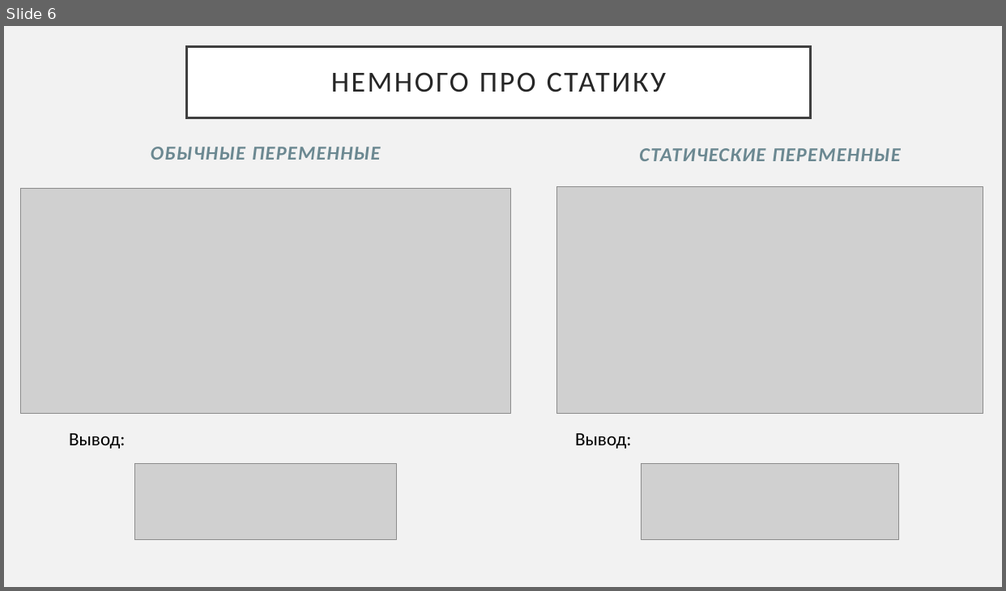
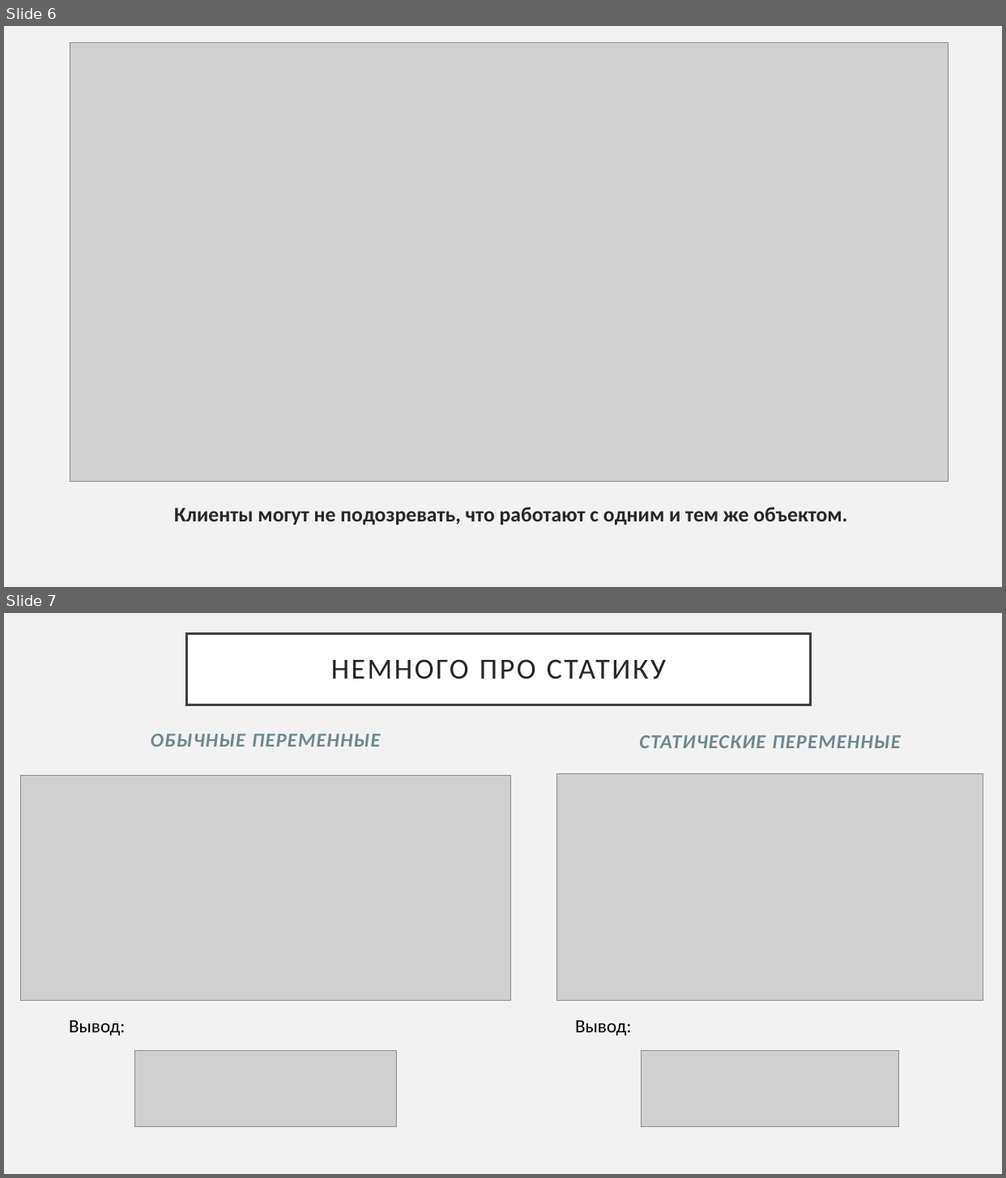
Before and after one commit to 8Andre8/OOP, a slide deck: Паттерн Singleton.pptx. Shown one above the other, each under a label of ours: slide 6 before the commit, slides 6 and 7 after it. The pictures are 1006x591 and 1006x1178 pixels, drawn with LibreOffice and Linux fonts; fonts in the diff are those of the drawing; grey boxes stand for pictures. Boxes give left, top, right and bottom in pixels: in the first picture for what was removed or moved away, otherwise in the second. Text is boxed around its words. In the diff, an @@ line names an element or a change of style, - is before the commit and + after.

```diff
--- a/Паттерн Singleton.pptx
+++ b/Паттерн Singleton.pptx
@@ slide 6 added at (4,26,1002,587), background #F2F2F2 @@
@@ picture added at (70,43,948,483) @@
@@ text added at (174,507,847,525), 20 pt, text #262626, bold @@
+Клиенты могут не подозревать, что работают с одним и тем же объектом.
@@ what was slide 6 is now slide 7 @@
```
Also in this commit, not shown: 4 slides changed.
